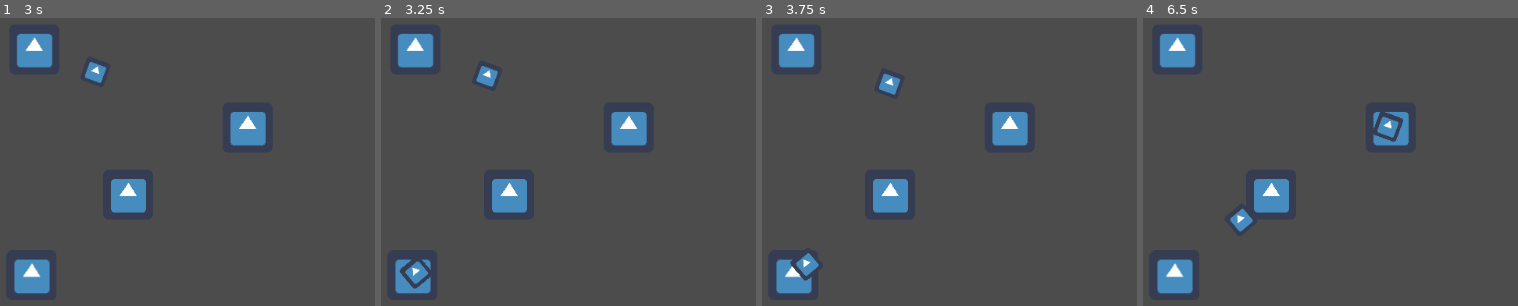
Above: before the commit, frames 1-4 (left to right).
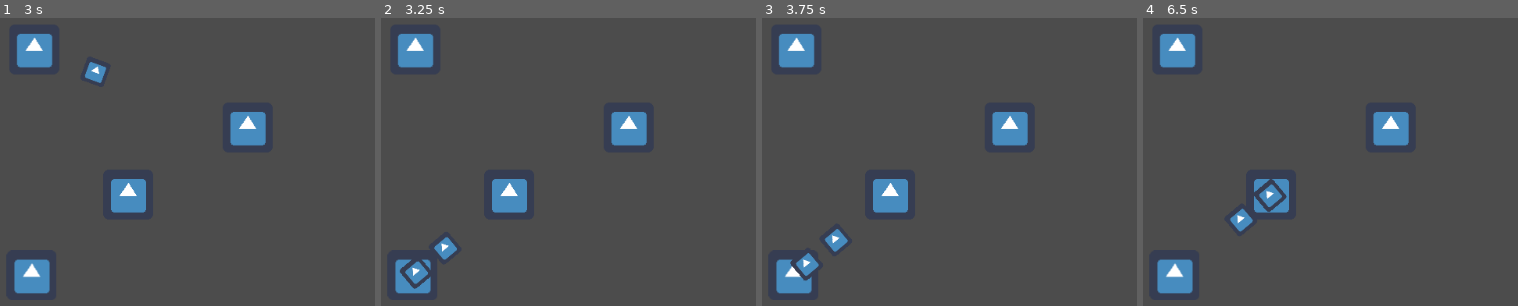
Above: after the commit, the same moments.

Repository: AdrKacz/network-simulator
Game: Godot game, scene res://main/main.tscn
Two runs of this game, one before a commit and one after it. Both use one fixed random seed, a clock stepped at 60 frames per second and the inputs below. The engine's default icon, where the game draws it, is replaced by a stand-in: a white triangle on a blue panel in a dark square.
Inputs (mouse positions are in pixels of both pictures, inside the frame that each line leads up to):
- Up to frame 1 (3 s): tap Enter at 0.5 s; move the mouse to (33, 49) at 0.52 s; press the mouse at (33, 49) at 0.53 s; tap Space (info) at 0.8, 1.25, 1.35, 2.3 s; move the mouse to (247, 127) at 1.27 s; release the mouse at (247, 127) at 1.28 s; click (247, 127) at 1.55 s; move the mouse to (30, 274) at 2.02 s; press the mouse at (30, 274) at 2.03 s; move the mouse to (127, 193) at 2.77 s; release the mouse at (127, 193) at 2.78 s; tap C (create) at 2.85 s
- Up to frame 2 (3.25 s): click (508, 193) at 3.05 s
- Up to frame 3 (3.75 s): move the mouse to (889, 193) at 3.52 s; hold Space (info) from 3.53 s (still down); click (889, 193) at 3.67 s
- Up to frame 4 (6.5 s): move the mouse to (outside the picture) at 4.27 s; release Space (info) at 4.28 s; click (outside the picture) at 4.35 s; move the mouse to (1349, 101) at 5.02 s; hold Space (info) 5.03-5.78 s; click (1349, 101) at 5.17 s; move the mouse to (outside the picture) at 5.77 s; click (outside the picture) at 5.85 s

Frame 1 is identical in both runs. In frame 2, 0.6% of the frame differs, in the area x 14-32%, y 16-85%; in frame 3, 0.6%; in frame 4, 0.9%, in the area x 29-70%, y 32-68%.

Commit message:
Basic Frame

Diff:
--- a/network-simulator/connection/connection.gd
+++ b/network-simulator/connection/connection.gd
@@ -1,4 +1,9 @@
 extends Path2D
+signal arrived(frame_name)
+
+export (Texture) var _texture : Texture
+
+onready var tween : Tween = $Tween
 
 func add_enpoints(from : Vector2, to : Vector2):
 	curve.clear_points()
@@ -7,13 +12,23 @@
 
 func _input(event):
 	if event.is_action_pressed("info"):
-		print(name, ' Unit Offset ', $PathFollow2D.unit_offset)
+		pass
 
 func send_signal():
-	$Tween.interpolate_property($PathFollow2D, "unit_offset", 0, 1, 5)
-	if not $Tween.is_active():
-		$Tween.start()
+	# Create and Add Frame
+	var frame : PathFollow2D = PathFollow2D.new()
+	var sprite : Sprite = Sprite.new()
+	sprite.texture = _texture
+	sprite.scale.x = 0.5
+	sprite.scale.y = 0.5
+	frame.add_child(sprite)
+	add_child(frame)
+	# Animate Frame
+	tween.interpolate_property(frame, "unit_offset", 0, 1, 5)
+	if not tween.is_active():
+		tween.start()
 
 
 func _on_Tween_tween_completed(object, key):
-	queue_free()
+	print(object.name, key)
+	object.queue_free()
--- a/network-simulator/connection/connection.tscn
+++ b/network-simulator/connection/connection.tscn
@@ -1,16 +1,17 @@
-[gd_scene load_steps=3 format=2]
+[gd_scene load_steps=4 format=2]
 
 [ext_resource path="res://connection/connection.gd" type="Script" id=1]
 [ext_resource path="res://icon.png" type="Texture" id=2]
 
+[sub_resource type="Curve2D" id=1]
+_data = {
+"points": PoolVector2Array(  )
+}
+
 [node name="Connection" type="Path2D"]
+curve = SubResource( 1 )
 script = ExtResource( 1 )
-
-[node name="PathFollow2D" type="PathFollow2D" parent="."]
-
-[node name="Sprite" type="Sprite" parent="PathFollow2D"]
-scale = Vector2( 0.5, 0.5 )
-texture = ExtResource( 2 )
+_texture = ExtResource( 2 )
 
 [node name="Tween" type="Tween" parent="."]
 
